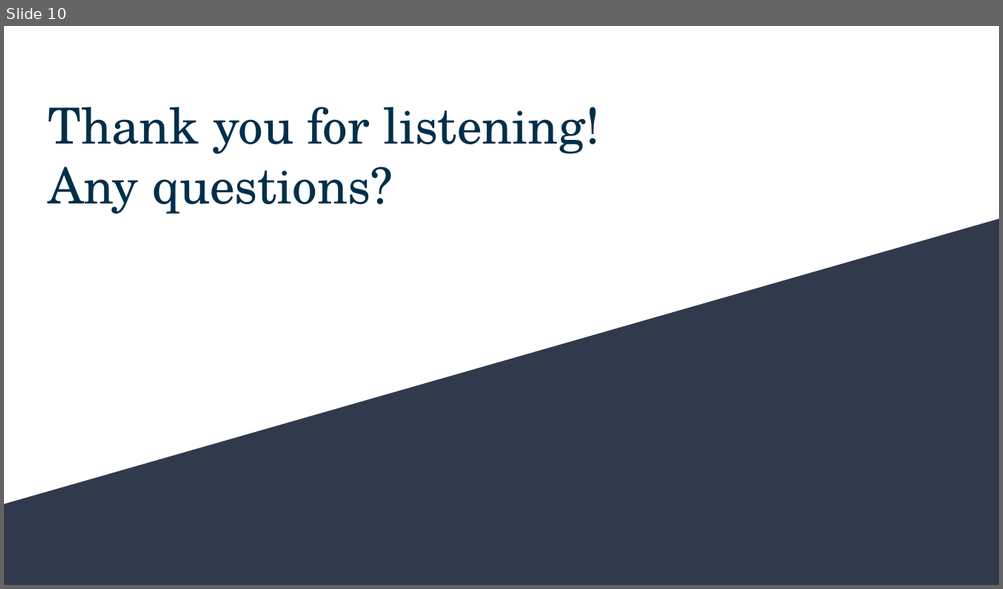
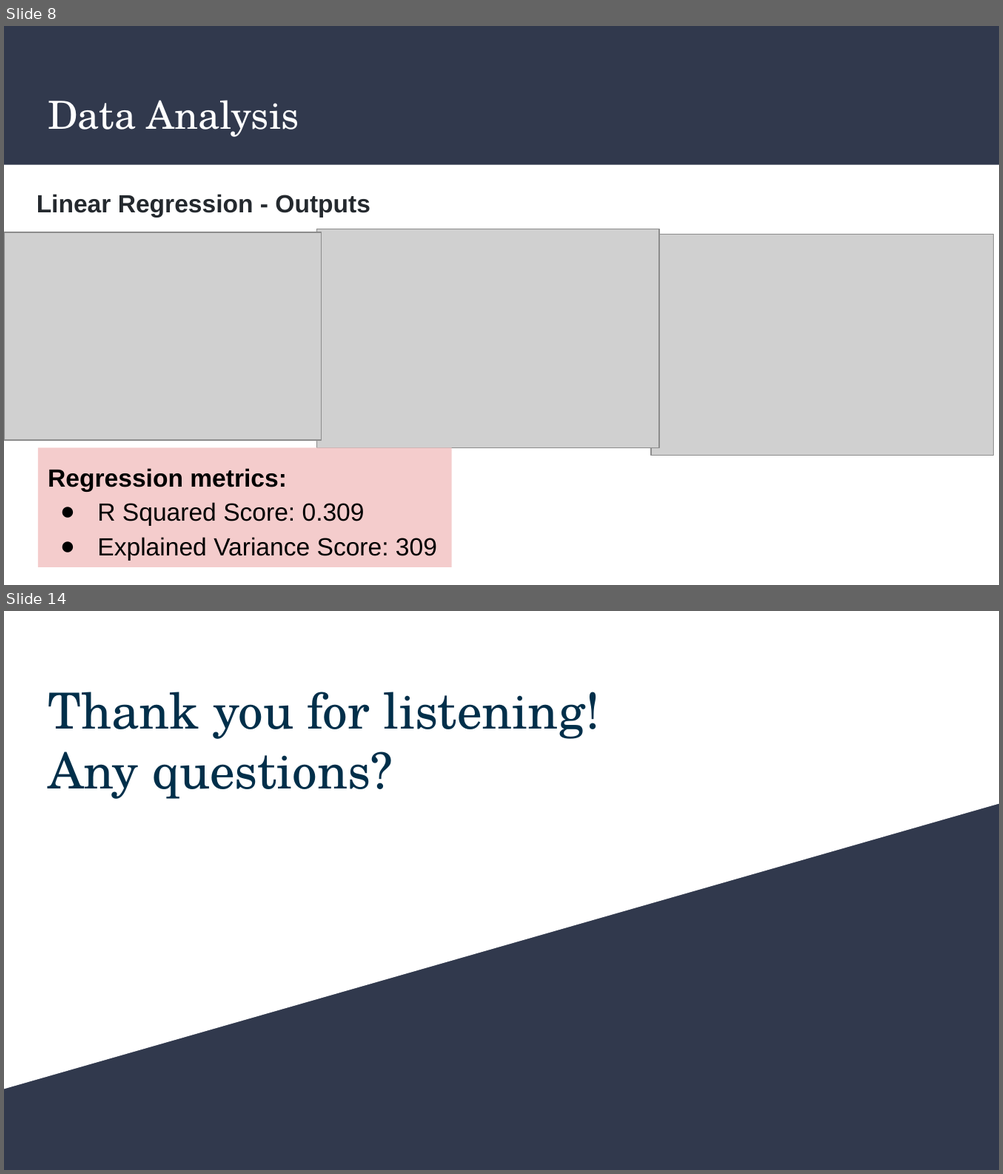
Before and after one commit to AaraniSivasekaram/Predictive_Modelling_Project, a slide deck: Vaccine Hesitancy Presentation.pptx. Shown one above the other, each under a label of ours: slide 10 before the commit, slides 8 and 14 after it; the slides between them are not shown. The pictures are 1003x589 and 1003x1174 pixels, drawn with LibreOffice and Linux fonts; fonts in the diff are those of the drawing; grey boxes stand for pictures. Boxes give left, top, right and bottom in pixels: in the first picture for what was removed or moved away, otherwise in the second. Text is boxed around its words. In the diff, an @@ line names an element or a change of style, - is before the commit and + after.

Commit message:
Updated presentation and included data viz images

```diff
--- a/Vaccine Hesitancy Presentation.pptx
+++ b/Vaccine Hesitancy Presentation.pptx
@@ slide 8 added at box(4, 26, 999, 585), background #FFFFFF @@
@@ rectangle added at box(4, 26, 999, 165), fill #31394D @@
@@ title added at box(48, 100, 299, 137), 28 pt, text #FFFFFF @@
+Data Analysis
@@ text added at box(37, 194, 370, 217), 18 pt, text #24292E, bold @@
+Linear Regression - Outputs
@@ picture added at box(4, 233, 321, 440) @@
@@ picture added at box(316, 229, 658, 448) @@
@@ picture added at box(651, 235, 993, 456) @@
@@ rectangle added at box(38, 448, 452, 567), fill #F4CCCC, 18 pt, text #000000 @@
+Regression metrics:
+● R Squared Score: 0.309
+● Explained Variance Score: 309
@@ what was slide 10 is now slide 14 @@
```
Also in this commit, not shown: 7 slides changed, 5 other slides added, 2 slides removed.
